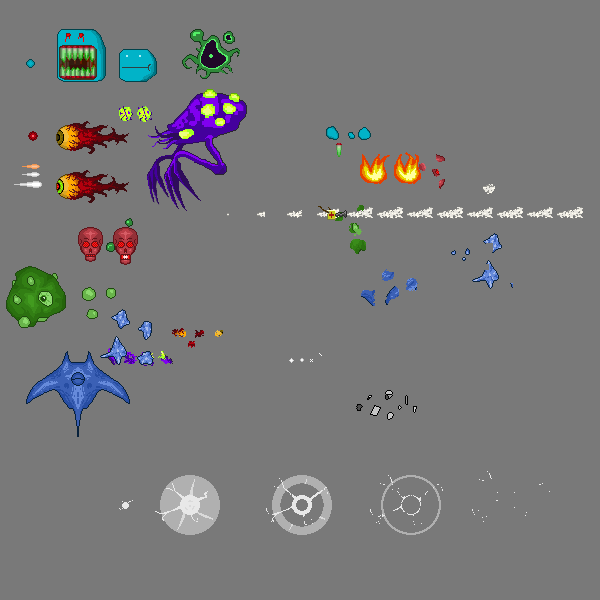
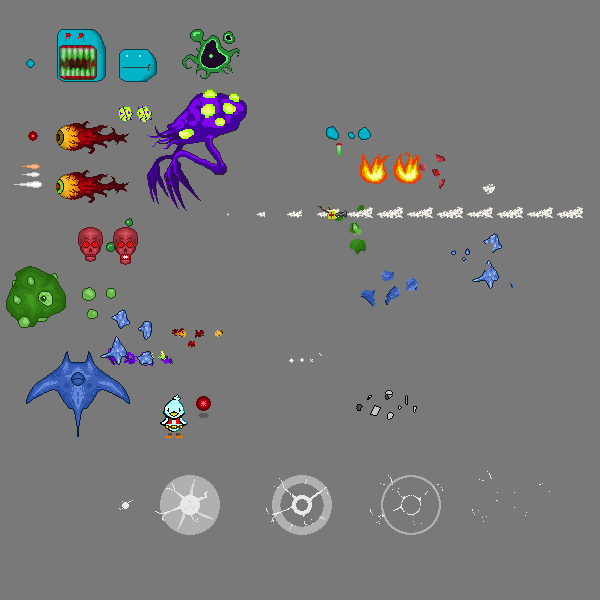
Two versions of the same layered image (600px x 600px). Layer-by-layer changes:
painted on "mobs" over left=160, top=394, right=211, bottom=438
